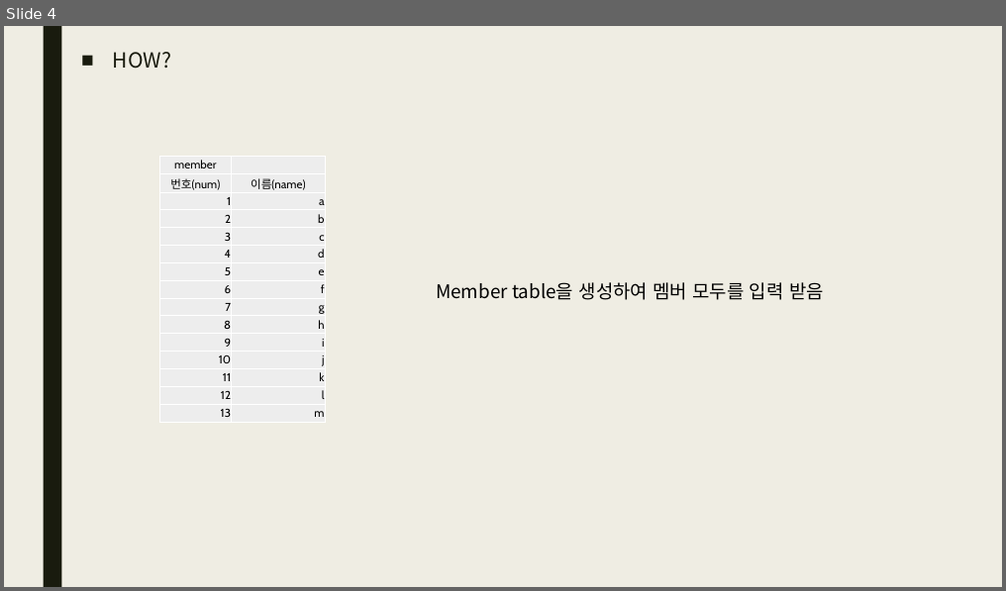
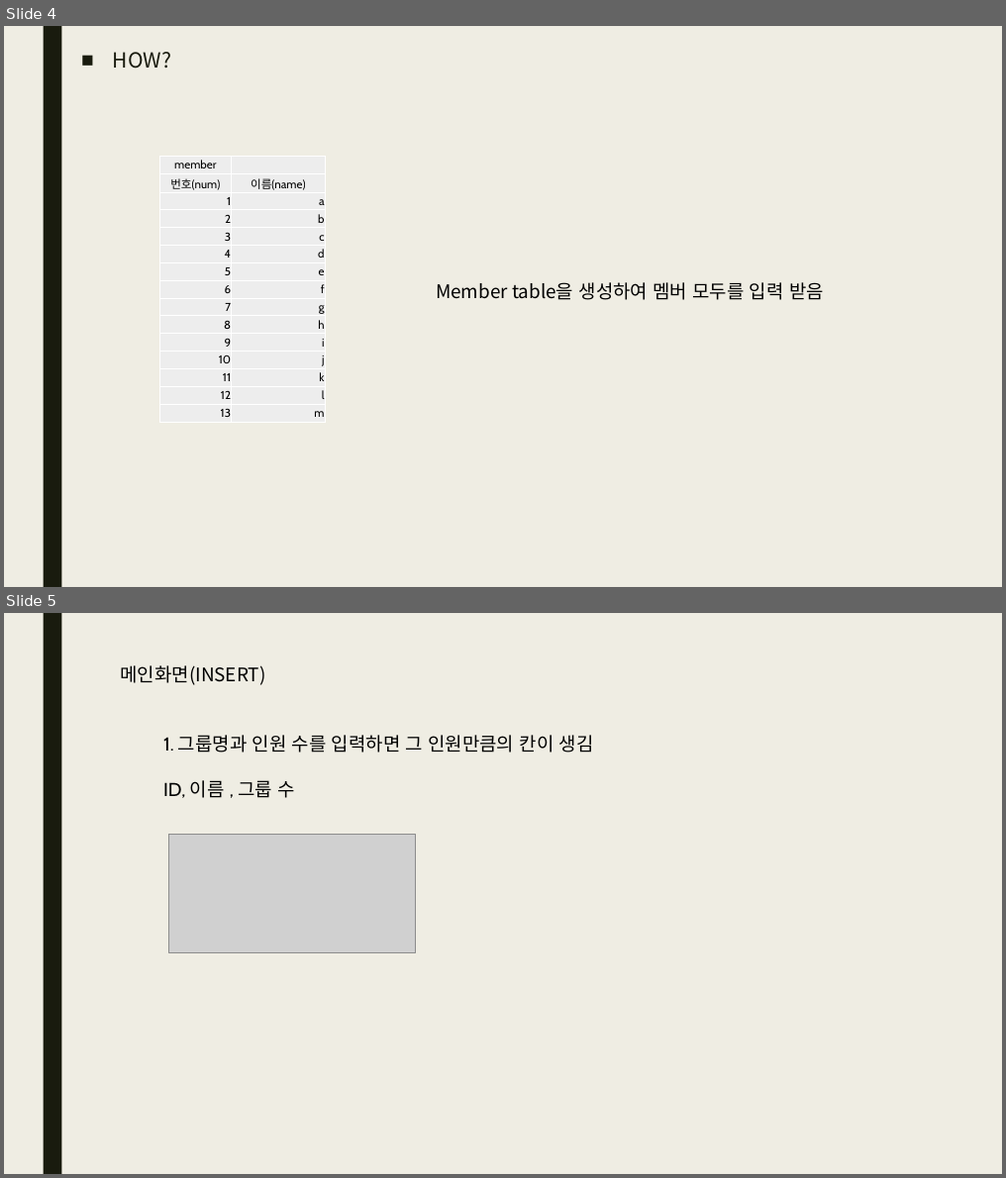
Before and after one commit to qhftkf1/02.S01_GroupMaker, a slide deck: S01_그룹 지정하기.pptx. Shown one above the other, each under a label of ours: slide 4 before the commit, slides 4 and 5 after it. The pictures are 1006x591 and 1006x1178 pixels, drawn with LibreOffice and Linux fonts; fonts in the diff are those of the drawing; grey boxes stand for pictures. Boxes give left, top, right and bottom in pixels: in the first picture for what was removed or moved away, otherwise in the second. Text is boxed around its words. In the diff, an @@ line names an element or a change of style, - is before the commit and + after.

```diff
--- a/S01_그룹 지정하기.pptx
+++ b/S01_그룹 지정하기.pptx
@@ slide 5 added at (4, 613, 1002, 1174), background #EFEDE3; not listed: 1 template element that a slide beside it also shows @@
@@ text added at (121, 665, 266, 685), 18 pt, text #000000 @@
+메인화면(INSERT)
@@ text added at (163, 735, 594, 798), 18 pt, text #000000 @@
+1. 그룹명과 인원 수를 입력하면 그 인원만큼의 칸이 생김
+ID, 이름 , 그룹 수
@@ picture added at (169, 835, 416, 953) @@
```
Also in this commit, not shown: 1 slide changed, 6 other slides added, 8 other files.
